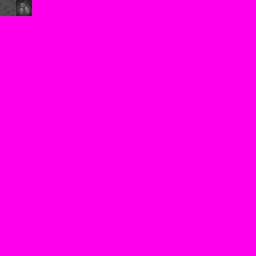
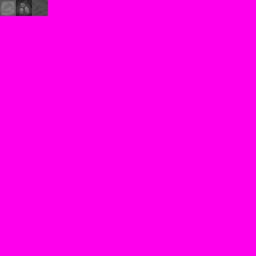
Two versions of the same layered image (256px x 256px). Layer-by-layer changes:
painted on "tiles" over (0, 0, 48, 16)
